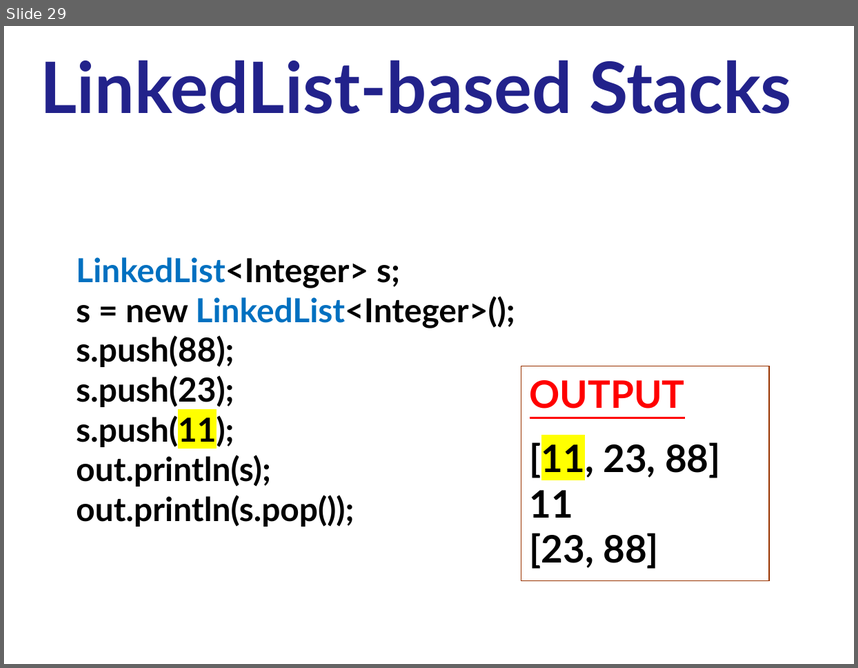
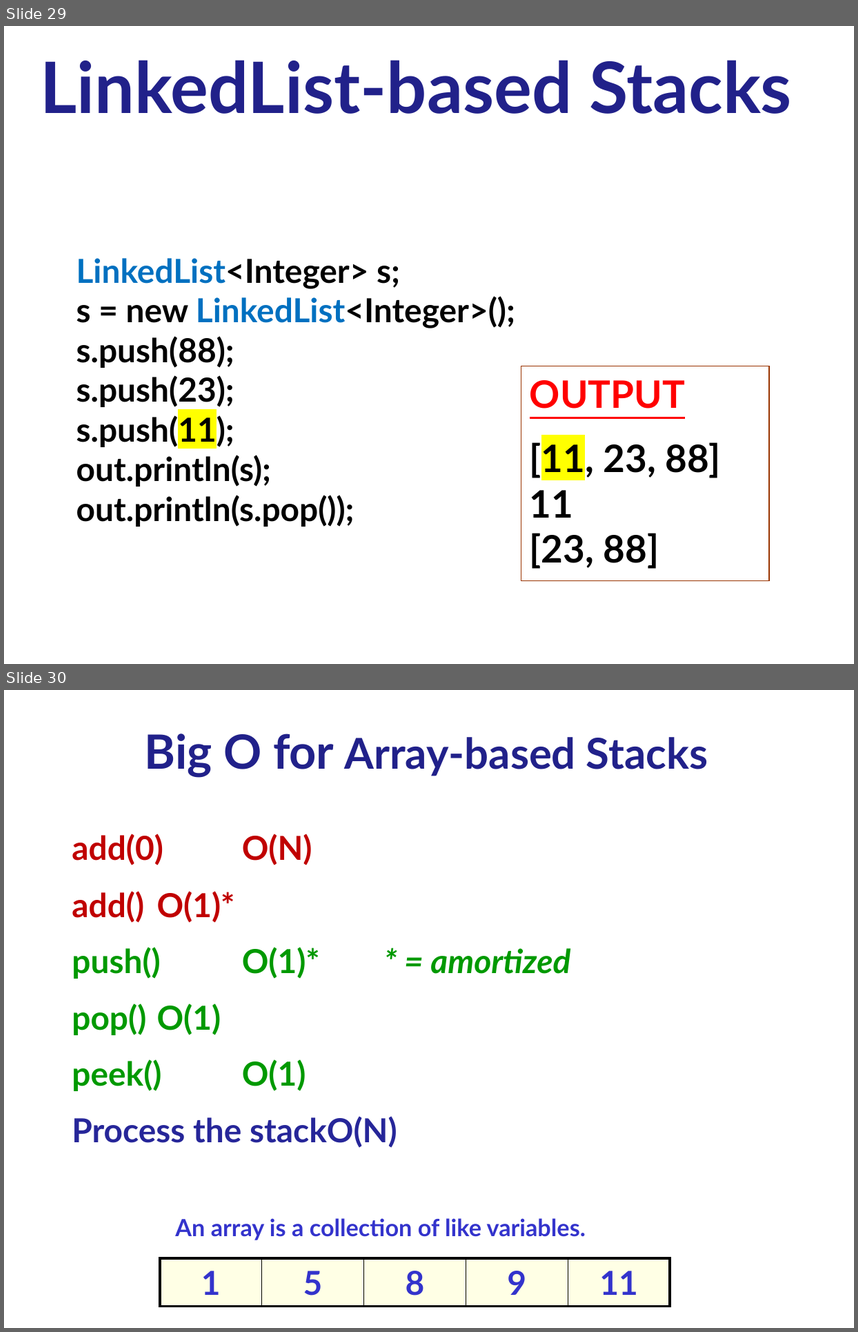
Before and after one commit to ishanigoli/cs3-labs, a slide deck: u06b_stacks/notes/13a.stacks.pptx. Shown one above the other, each under a label of ours: slide 29 before the commit, slides 29 and 30 after it. The pictures are 858x668 and 858x1332 pixels, drawn with LibreOffice and Linux fonts; fonts in the diff are those of the drawing. Boxes give left, top, right and bottom in pixels: in the first picture for what was removed or moved away, otherwise in the second. Text is boxed around its words. In the diff, an @@ line names an element or a change of style, - is before the commit and + after.

Commit message:
stack tester commit

```diff
--- a/u06b_stacks/notes/13a.stacks.pptx
+++ b/u06b_stacks/notes/13a.stacks.pptx
@@ slide 30 added at box(4, 690, 854, 1328), background #FFFFFF @@
@@ text added at box(145, 733, 708, 778), 36 pt, text #21218A, bold @@
+Big O for Array-based Stacks
@@ text added at box(72, 834, 570, 1147), 28 pt, text #009900, bold @@
+add(0) O(N)
+add() O(1)*
+push() O(1)* * = amortized
+pop() O(1)
+peek() O(1)
+Process the stack O(N)
@@ text added at box(175, 1218, 586, 1240), 20 pt, text #3333CC, bold @@
+An array is a collection of like variables.
@@ table added at box(159, 1258, 670, 1306), 1 rows, 5 columns @@
+1 | 5 | 8 | 9 | 11
```
Also in this commit, not shown: 25 other slides changed, 4 other slides added, 29 other files.
